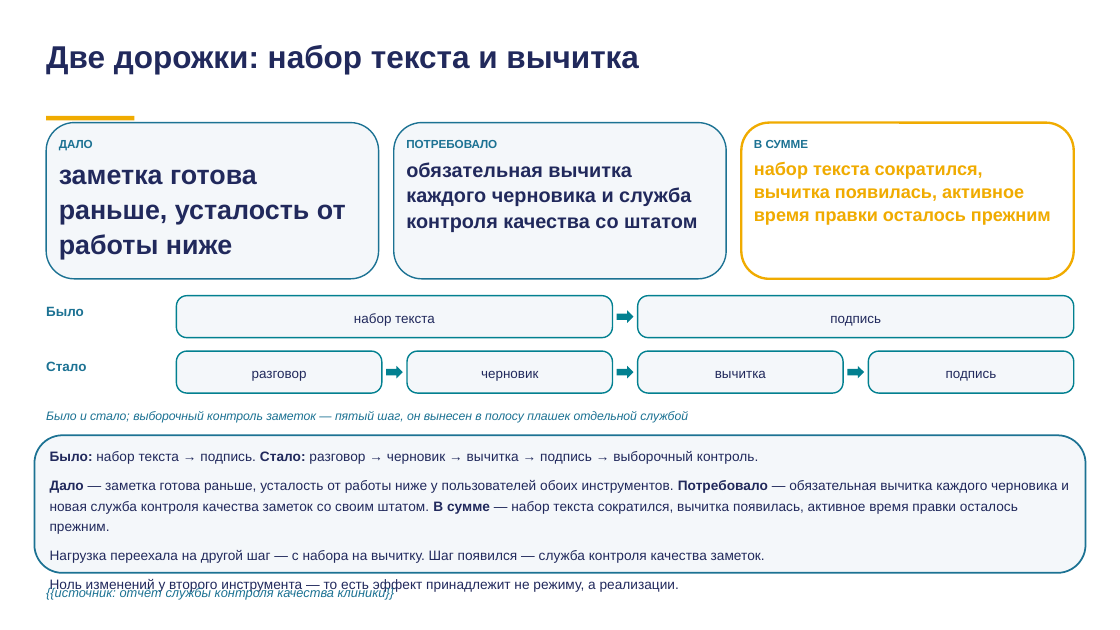
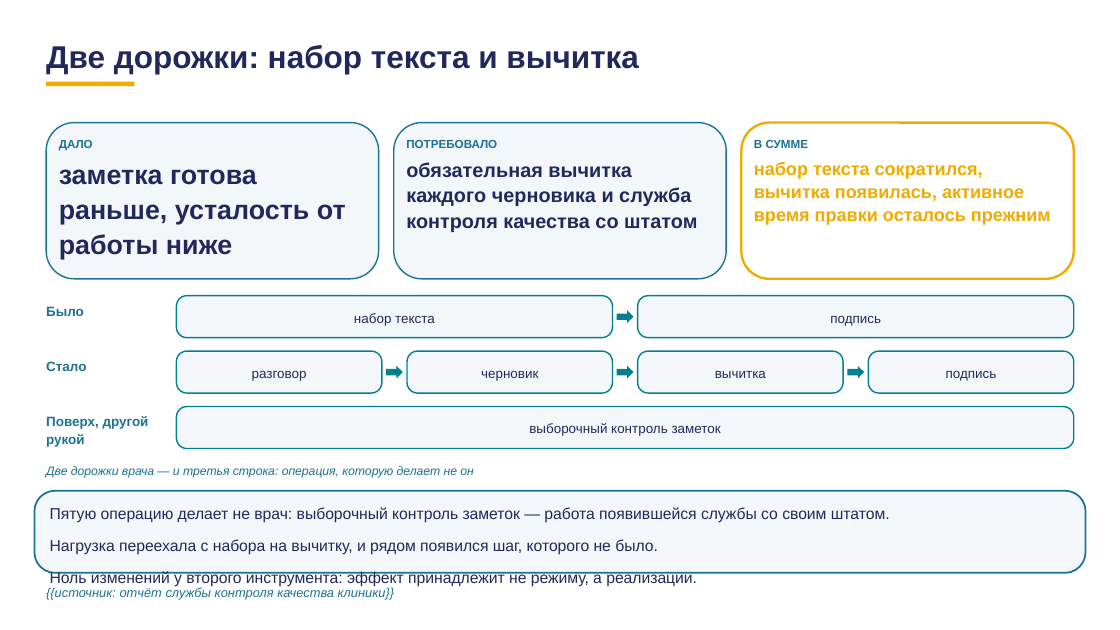
Before and after one commit to tellina-study/AI-usage-lessons, a slide deck: slide 64 of library/lectures/lec-07/rework/deck/lec-07-karkas.pptx (slide 46 before the commit). Drawn at 1120x630 pixels with LibreOffice and Linux fonts; fonts in the diff are those of the drawing. Boxes give left, top, right and bottom in pixels: in the first picture for what was removed or moved away, otherwise in the second. Text is boxed around its words. In the diff, an @@ line names an element or a change of style, - is before the commit and + after.

```diff
--- a/library/lectures/lec-07/rework/deck/lec-07-karkas.pptx
+++ b/library/lectures/lec-07/rework/deck/lec-07-karkas.pptx
@@ rectangle: place and size @@
-rectangle at [46, 116, 134, 121]
+rectangle at [46, 82, 134, 87]
@@ text removed at [46, 411, 688, 423] @@
-Было и стало; выборочный контроль заметок — пятый шаг, он вынесен в полосу плашек отдельной службой
@@ text added at [46, 416, 149, 447], 11.5 pt, text #1C7293, bold @@
+Поверх, другой рукой
@@ rounded rectangle added at [176, 407, 1074, 449], fill #F4F7FA, outline #028090 1.2 pt @@
@@ text added at [529, 423, 721, 436], 11.5 pt, text #21295C @@
+выборочный контроль заметок
@@ text added at [46, 466, 473, 478], 10.5 pt, text #1C7293, italic @@
+Две дорожки врача — и третья строка: операция, которую делает не он
@@ rounded rectangle: place and size @@
-rounded rectangle at [34, 435, 1086, 573]
+rounded rectangle at [34, 491, 1086, 573]
@@ rounded rectangle at [34, 491, 1086, 573]: proportions changed @@
@@ text at [50, 507, 890, 586]: text changed; size 11.7 to 13.5 pt @@
-Было: набор текста → подпись. Стало: разговор → черновик → вычитка → подпись → выборочный контроль.
-Дало — заметка готова раньше, усталость от работы ниже у пользователей обоих инструментов. Потребовало — обязательная вычитка каждого черновика и новая служба контроля качества заметок со своим штатом. В сумме — набор текста сократился, вычитка появилась, активное время правки осталось прежним.
-Нагрузка переехала на другой шаг — с набора на вычитку. Шаг появился — служба контроля качества заметок.
-Ноль изменений у второго инструмента — то есть эффект принадлежит не режиму, а реализации.
+Пятую операцию делает не врач: выборочный контроль заметок — работа появившейся службы со своим штатом.
+Нагрузка переехала с набора на вычитку, и рядом появился шаг, которого не было.
+Ноль изменений у второго инструмента: эффект принадлежит не режиму, а реализации.
```
Also in this commit, not shown: 69 other slides changed, 32 slides added, 2 slides removed, 35 other files.
